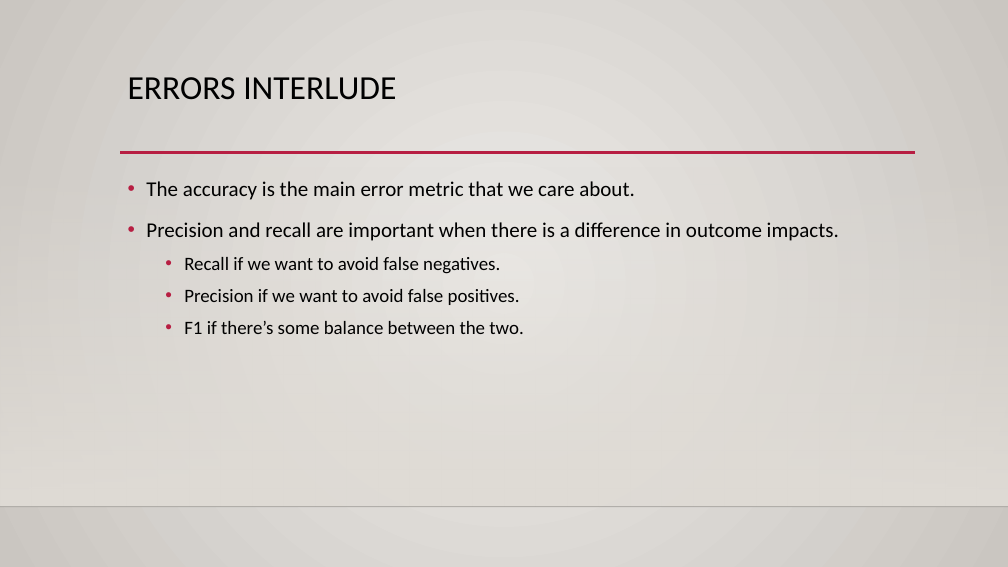
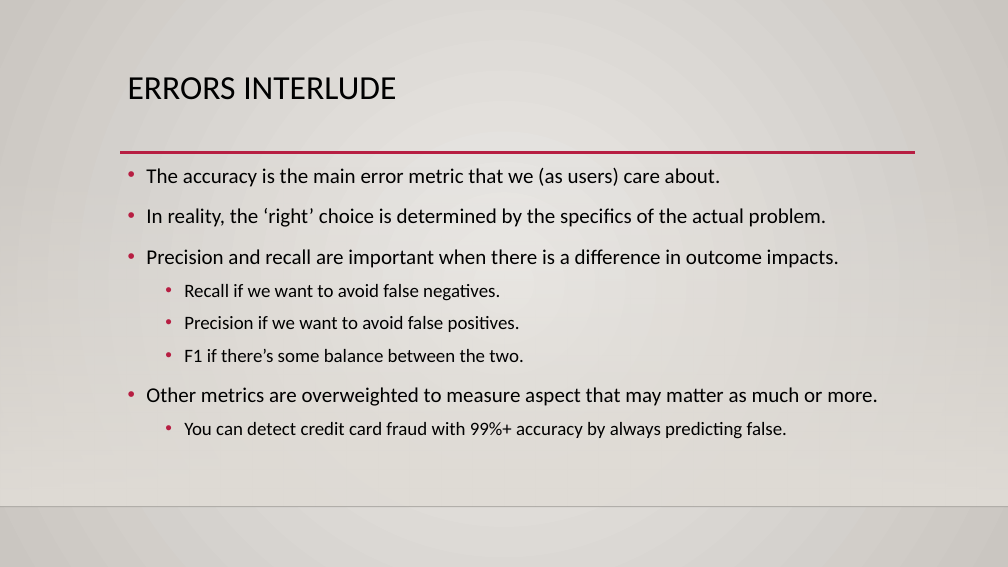
Before and after one commit to AkeemSemperDataScience/Basic_Stats_in_Python_Student_Repository, a slide deck: slide 33 of reference_material/slides/024_log_reg_2.pptx (slide 31 before the commit). Drawn at 1008x567 pixels with LibreOffice and Linux fonts; fonts in the diff are those of the drawing; background and template pictures are left out. Boxes give left, top, right and bottom in pixels: in the first picture for what was removed or moved away, otherwise in the second. Text is boxed around its words. In the diff, an @@ line names an element or a change of style, - is before the commit and + after.

```diff
--- a/reference_material/slides/024_log_reg_2.pptx
+++ b/reference_material/slides/024_log_reg_2.pptx
@@ text "The accuracy is the main ...": place and size @@
-text "The accuracy is the main ..." at (146, 181, 839, 334)
+text "The accuracy is the main ..." at (146, 168, 878, 439)
@@ text at (146, 168, 827, 227): text changed @@
-• The accuracy is the main error metric that we care about.
+• The accuracy is the main error metric that we (as users) care about.
+• In reality, the ‘right’ choice is determined by the specifics of the actual problem.
@@ text at (146, 387, 878, 439): paragraphs added @@
+• Other metrics are overweighted to measure aspect that may matter as much or more.
+  • You can detect credit card fraud with 99%+ accuracy by always predicting false.
```
Also in this commit, not shown: 14 other slides changed, 23 slides added, 1 slide removed, 3 other files.
